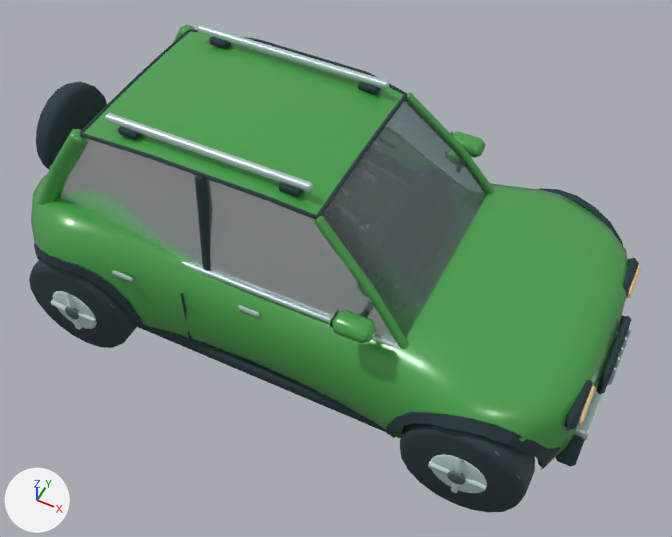
What one commit did to the glTF model public/models/jeep.glb.
The view is the same before and after, from a 50 mm camera at (0.943, -1.828, 2.532) aimed at (0.062, -0.067, 0.331). The lights are fixed; the arrows at lower left show +X, +Y and +Z. The older version comes first. Vertices at exactly the same position are counted once.

The first picture shows 'Automotive glass.001', 'Paint jeep', 'Rolling wheels.001', 'Tyre rubber.001', 'Wheel hubs.001' and 2 more.
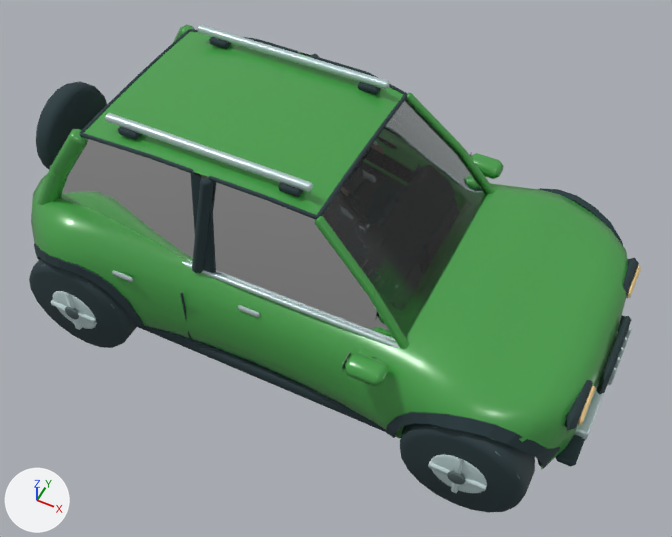
The edits, one by one:
In material 'Automotive glass' (mat_automotive_glass), transmission_weight goes from 0.82 to 1.0.
me_utility_sculpted_shell is used by ob_paint_jeep; location (0.0, 0.0, 0.0).
me_utility_sculpted_shell had 1371 vertices, 2655 faces and spanned x -1.03..0.93, y -0.49..0.49, z 0.12..0.82.
me_utility_sculpted_shell now has 1419 vertices, 2743 faces and spans x -1.03..0.93, y -0.5..0.5, z 0.12..0.82.
me_utility_sculpted_shell part 1: the loose piece of 24 vertices spanning x 0.23..0.35, y -0.45..-0.38, z 0.53..0.59 is scaled about its middle by (0.988, 0.519, 0.722), then moved by (0.06, 0.02, -0.14).
me_utility_sculpted_shell part 2: the loose piece of 24 vertices spanning x 0.23..0.35, y 0.38..0.45, z 0.53..0.59 is moved by (0.06, -0.88, -0.1).
me_utility_sculpted_shell part 3: the loose piece of 24 vertices spanning x 0.23..0.35, y 0.38..0.45, z 0.53..0.59 is copied, and the copy is moved by (0.06, 0.04, -0.1); it spans x 0.29..0.41, y 0.42..0.5, z 0.43..0.48.
Other edits to the shape of me_utility_sculpted_shell do not show in these pictures.
me_cube_284 is used by ob_tyre_rubber_001; location (0.0, 0.0, 0.0).
me_cube_284 had 2032 vertices, 3780 faces and spanned x -1.02..0.95, y -0.5..0.52, z 0.12..0.83.
me_cube_284 now has 2232 vertices, 4136 faces and spans x -1.02..0.95, y -0.5..0.52, z 0.12..0.83.
me_cube_284 part 4: the loose piece of 24 vertices spanning x -0.83..0.42, y -0.35..-0.34, z 0.44..0.46 is copied, and the copy is multiplied about its middle by the matrix ((0.0, -0.286, 0.0), (0.032, 0.0, -0.284), (0.284, 0.0, 0.032)), then moved by (0.0, 0.02, 0.18); it spans x -0.21..-0.2, y -0.35..-0.3, z 0.45..0.81.
me_cube_284 part 5: the loose piece of 24 vertices spanning x 0.28..0.3, y -0.4..-0.33, z 0.52..0.56 is scaled about its middle by (1, 0.563, 0.698), then moved by (0.06, -0.06, -0.1).
me_cube_284 part 6: 14 vertices moved from x -0.24..-0.22, y -0.35..-0.29, z 0.45..0.81 to x -0.27..-0.19, y -0.37..-0.3, z 0.45..0.81; 9 vertices removed from x -0.24..-0.22, y -0.35..-0.3, z 0.45..0.81; 61 vertices added at x -0.27..-0.2, y -0.37..-0.3, z 0.44..0.81.
Other edits to the shape of me_cube_284 do not show in these pictures.

Changed parts and their boxes [x1, y1, x2, y2] in the pictures (672 x 537 px; the box of a moved part takes in the faces that stretch with it):
'Automotive glass.001', surface changed
    both: [59, 99, 488, 342]
part 1 of me_utility_sculpted_shell, moved or reshaped
    before: [332, 310, 376, 343]
    after: [359, 347, 388, 368]
part 2 of me_utility_sculpted_shell, moved or reshaped
    before: [452, 131, 486, 158]
    after: [344, 352, 388, 386]
part 3 of me_utility_sculpted_shell, added (green)
    after: [471, 153, 504, 179]
part 4 of me_cube_284, added
    after: [208, 178, 216, 273]
part 5 of me_cube_284, moved or reshaped (not visible afterwards)
    before: [360, 309, 369, 318]
part 6 of me_cube_284, built on
    before: [195, 175, 210, 271]
    after: [148, 154, 267, 273]
